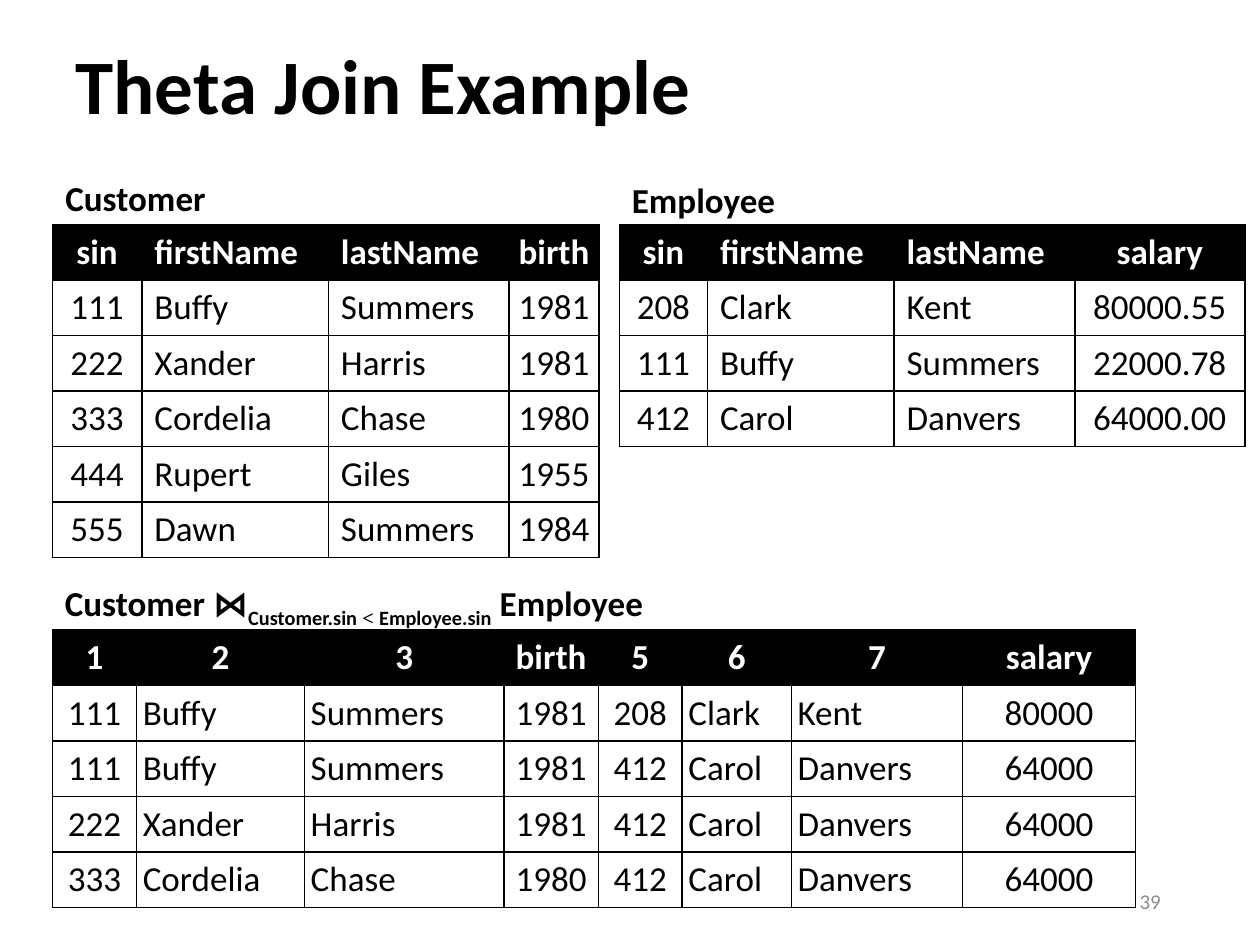
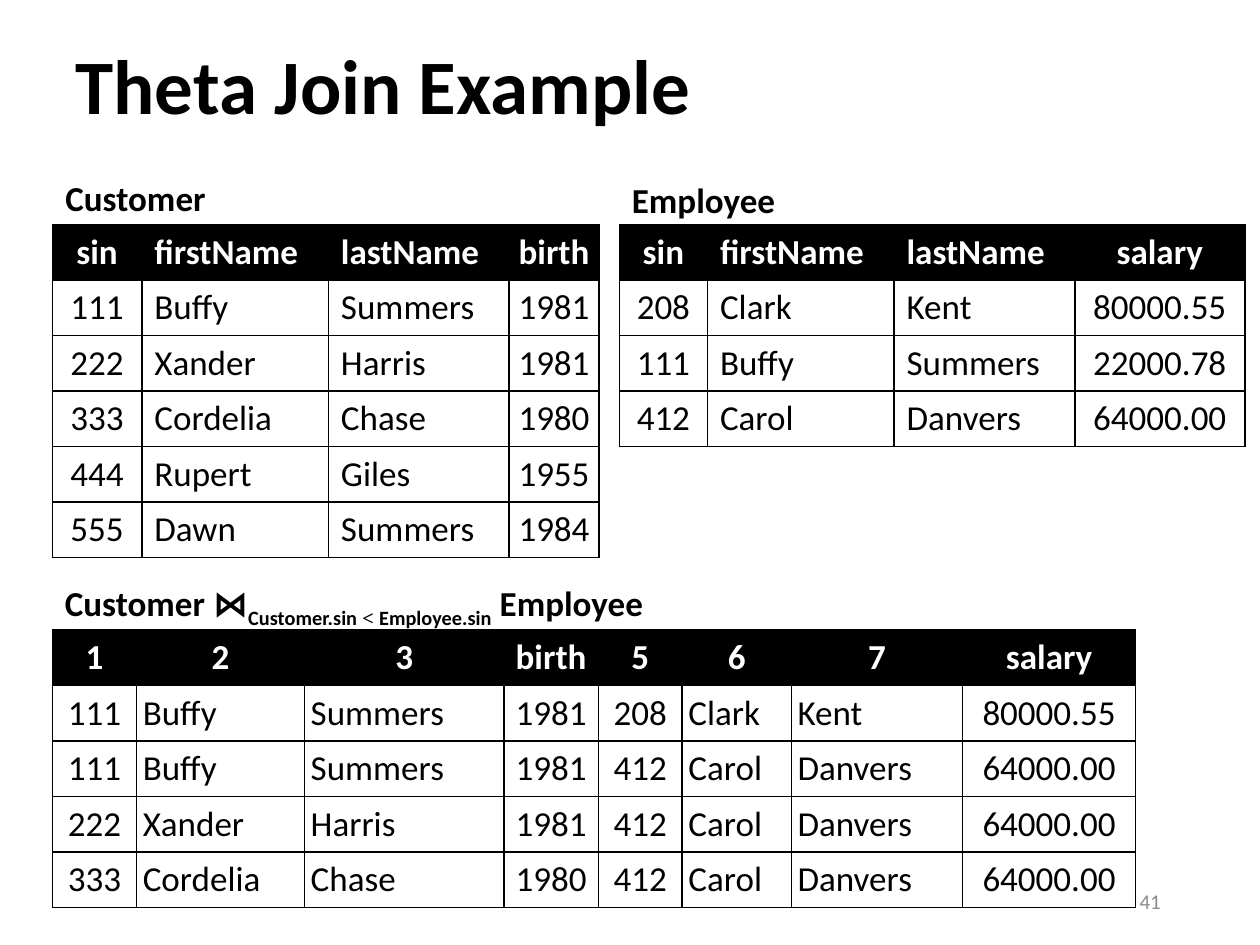
Before and after one commit to sfu-db/cmpt354, a slide deck: slide 41 of Lectures/lec5-relational-algebra.pptx (slide 39 before the commit). Drawn at 1260x945 pixels with LibreOffice and Linux fonts; fonts in the diff are those of the drawing. Boxes give left, top, right and bottom in pixels: in the first picture for what was removed or moved away, otherwise in the second. Text is boxed around its words. In the diff, an @@ line names an element or a change of style, - is before the commit and + after.

```diff
--- a/Lectures/lec5-relational-algebra.pptx
+++ b/Lectures/lec5-relational-algebra.pptx
@@ table at [53,630,1137,903] @@
-row 2, column 8: 80000
+row 2, column 8: 80000.55
-row 3, column 8: 64000
+row 3, column 8: 64000.00
-row 4, column 8: 64000
+row 4, column 8: 64000.00
-row 5, column 8: 64000
+row 5, column 8: 64000.00
@@ page number at [1140,895,1161,909]: text changed @@
-39
+41
```
Also in this commit, not shown: 5 other slides changed, 2 slides added, 2 other files.
